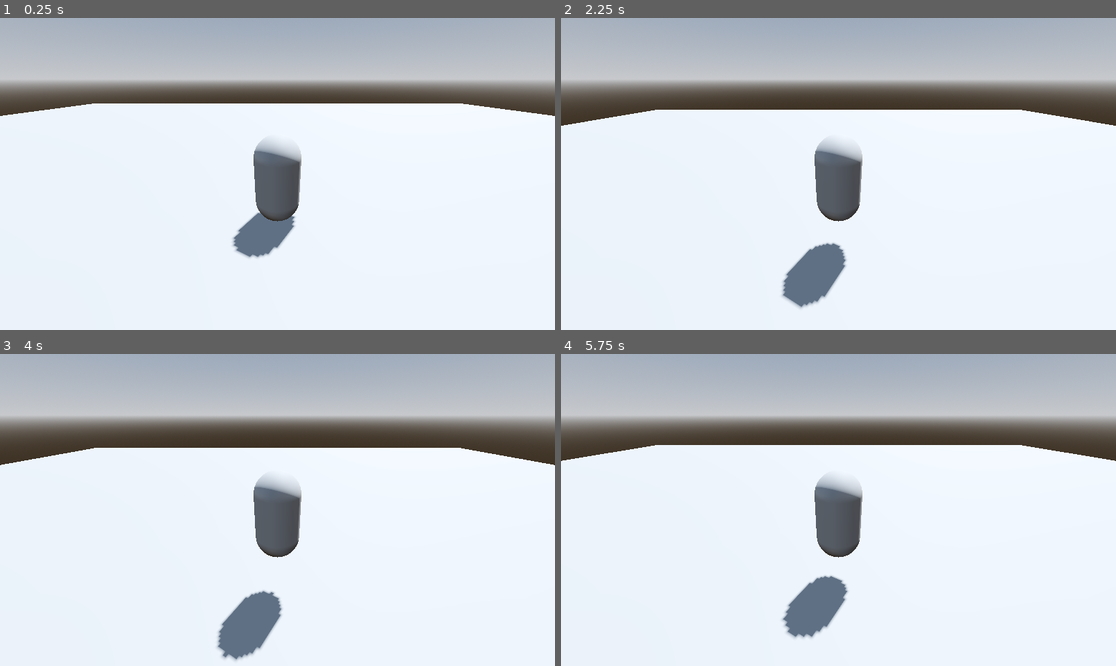
Above: before the commit, frames 1-4 (two rows, left to right).
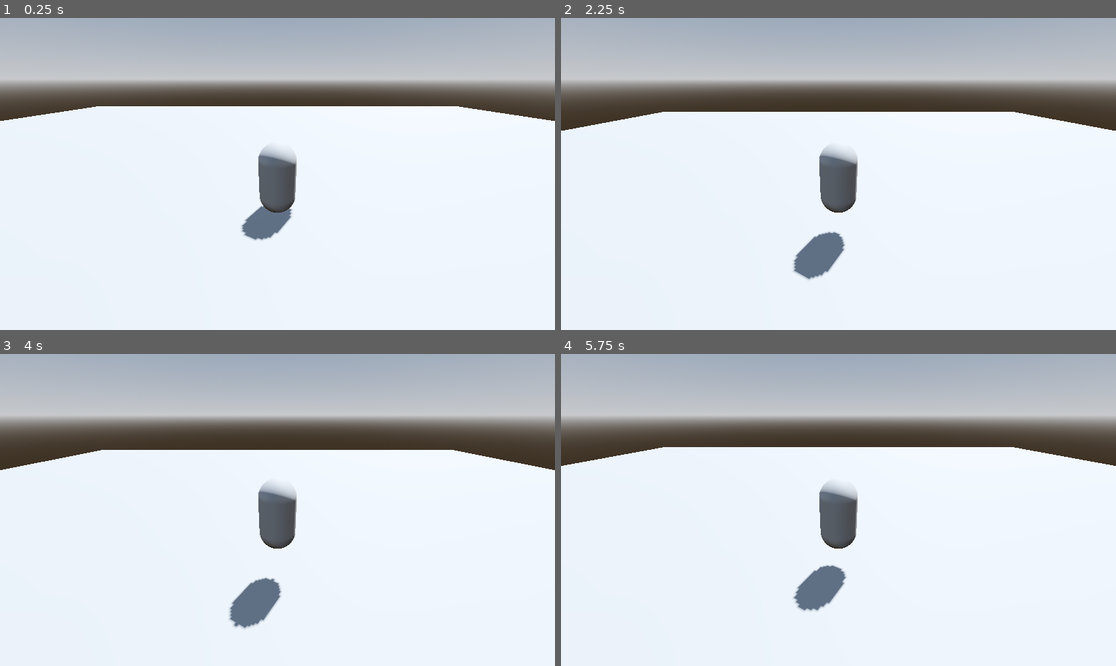
Above: after the commit, the same moments.

Repository: Esternit/3D-RPG
Game: Godot game, scene res://Levels/level.tscn
Two runs of this game, one before a commit and one after it. Both use one fixed random seed, a clock stepped at 60 frames per second and the inputs below.
Inputs:
- Up to frame 1 (0.25 s): no input
- Up to frame 2 (2.25 s): tap Enter at 0.5 s; tap Space at 2 s
- Up to frame 3 (4 s): tap Enter at 3.5 s
- Up to frame 4 (5.75 s): tap Space at 5 s

The runs differ from the first frame. In frame 1, 2.6% of the frame differs, in the area x 0-100%, y 27-78%; in frame 2, 3.1%; in frame 3, 3.3%, in the area x 0-100%, y 30-99%; in frame 4, 3.1%.

Commit message:
+ camera

Diff:
--- a/Player/player.tscn
+++ b/Player/player.tscn
@@ -38,6 +38,8 @@
 
 [sub_resource type="CapsuleMesh" id="CapsuleMesh_6ugdm"]
 
+[sub_resource type="SeparationRayShape3D" id="SeparationRayShape3D_53ral"]
+
 [node name="Player" type="CharacterBody3D"]
 script = SubResource("GDScript_jxivo")
 
@@ -47,5 +49,9 @@
 [node name="MeshInstance3D" type="MeshInstance3D" parent="."]
 mesh = SubResource("CapsuleMesh_6ugdm")
 
-[node name="Camera3D" type="Camera3D" parent="."]
+[node name="SpringArm3D" type="SpringArm3D" parent="."]
 transform = Transform3D(1, 0, 0, 0, 0.906308, 0.422618, 0, -0.422618, 0.906308, 0, 2, 4)
+shape = SubResource("SeparationRayShape3D_53ral")
+
+[node name="Camera3D" type="Camera3D" parent="SpringArm3D"]
+transform = Transform3D(1, 0, 0, 0, 1, 0, 0, 0, 1, 0, 0, 0)
Not shown: 1 places in Player/player.tscn that only renumber resources
